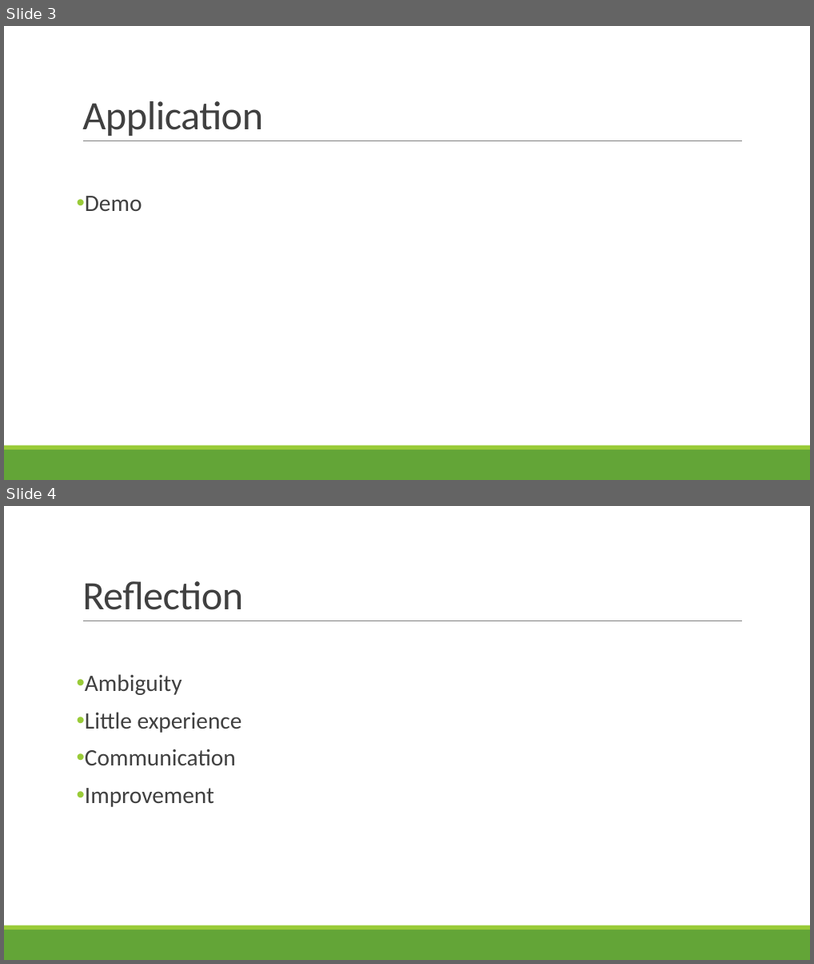
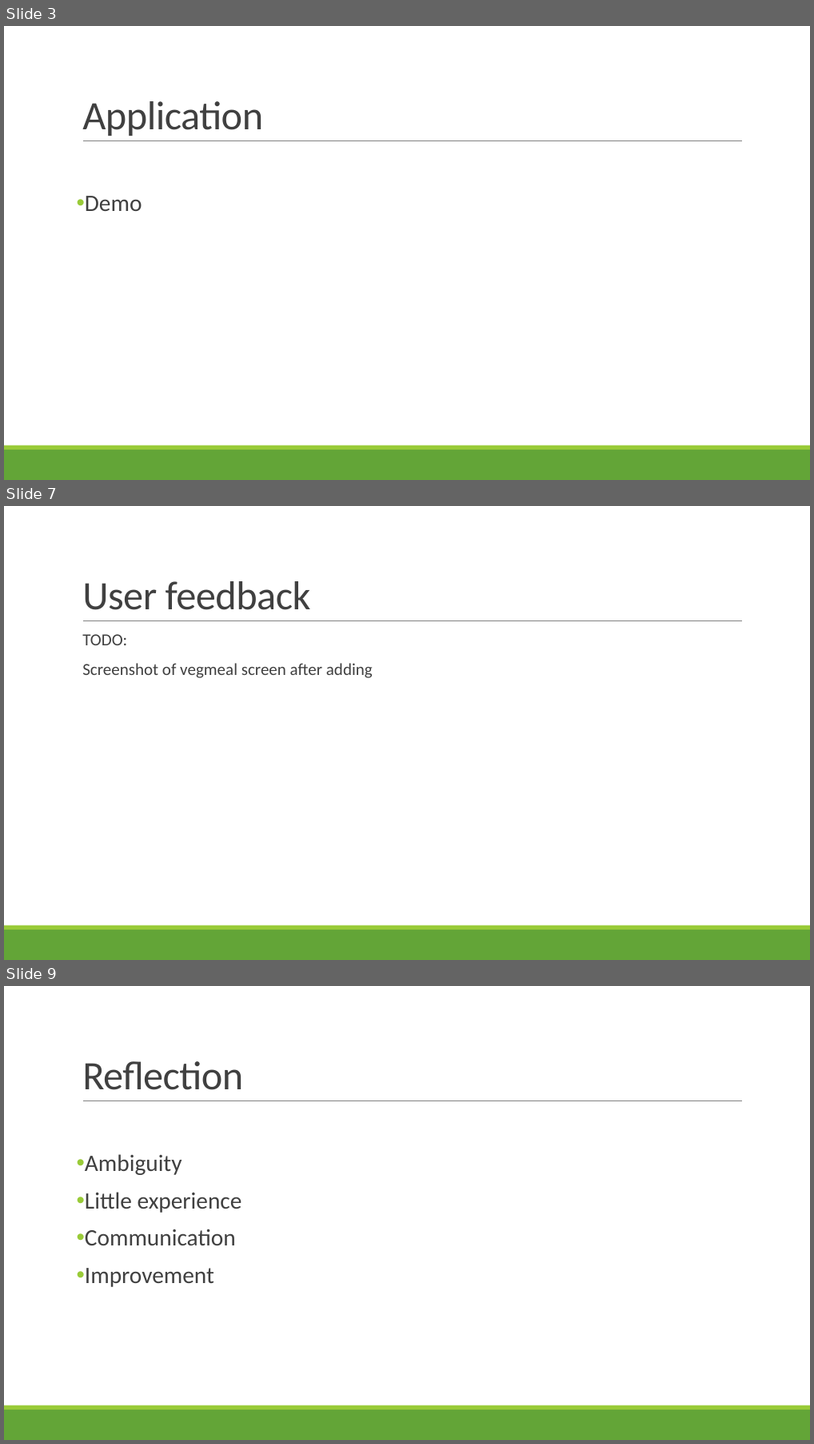
Before and after one commit to shossains/OOPProject, a slide deck: PpGoGreen.pptx. Shown one above the other, each under a label of ours: slides 3 and 4 before the commit, slides 3, 7 and 9 after it; the slides between them are not shown. The pictures are 814x964 and 814x1444 pixels, drawn with LibreOffice and Linux fonts; fonts in the diff are those of the drawing. Boxes give left, top, right and bottom in pixels: in the first picture for what was removed or moved away, otherwise in the second. Text is boxed around its words. In the diff, an @@ line names an element or a change of style, - is before the commit and + after.

```diff
--- a/PpGoGreen.pptx
+++ b/PpGoGreen.pptx
@@ slide 7 added at (x1=4, y1=506, x2=810, y2=960), background #FFFFFF; not listed: 3 template elements that a slide beside it also shows @@
@@ title added at (x1=82, y1=581, x2=311, y2=610), 48 pt, text #404040 @@
+User feedback
@@ text added at (x1=82, y1=634, x2=373, y2=678), 20 pt, text #404040 @@
+  TODO:
+  Screenshot of vegmeal screen after adding
@@ what was slide 4 is now slide 9 @@
```
Also in this commit, not shown: 1 slide changed, 4 other slides added.
